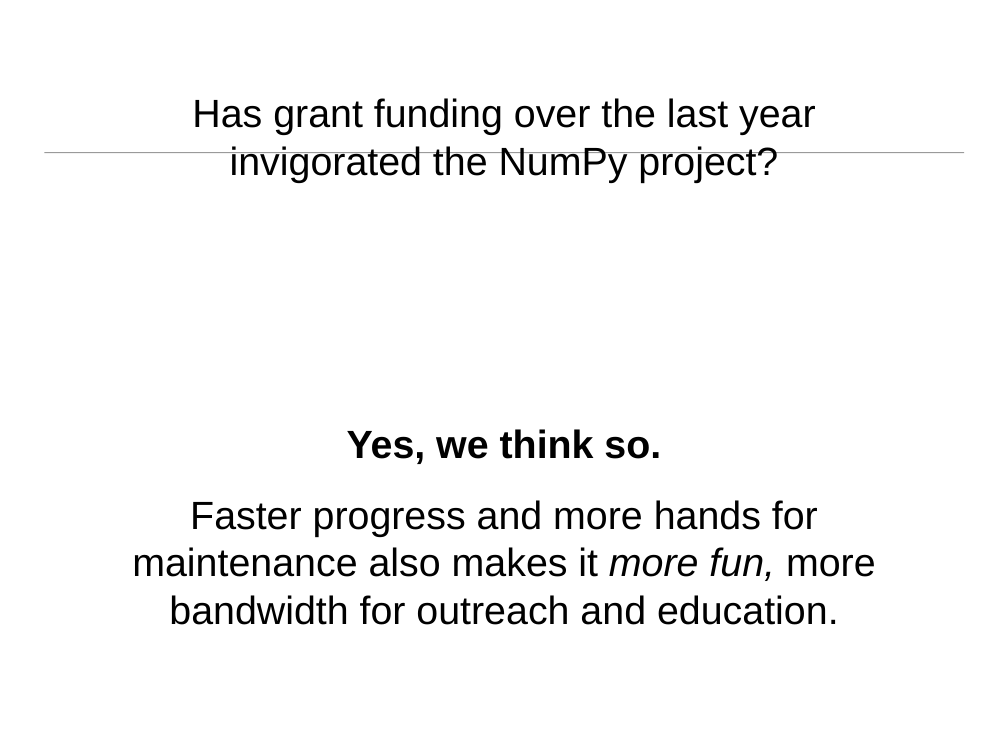
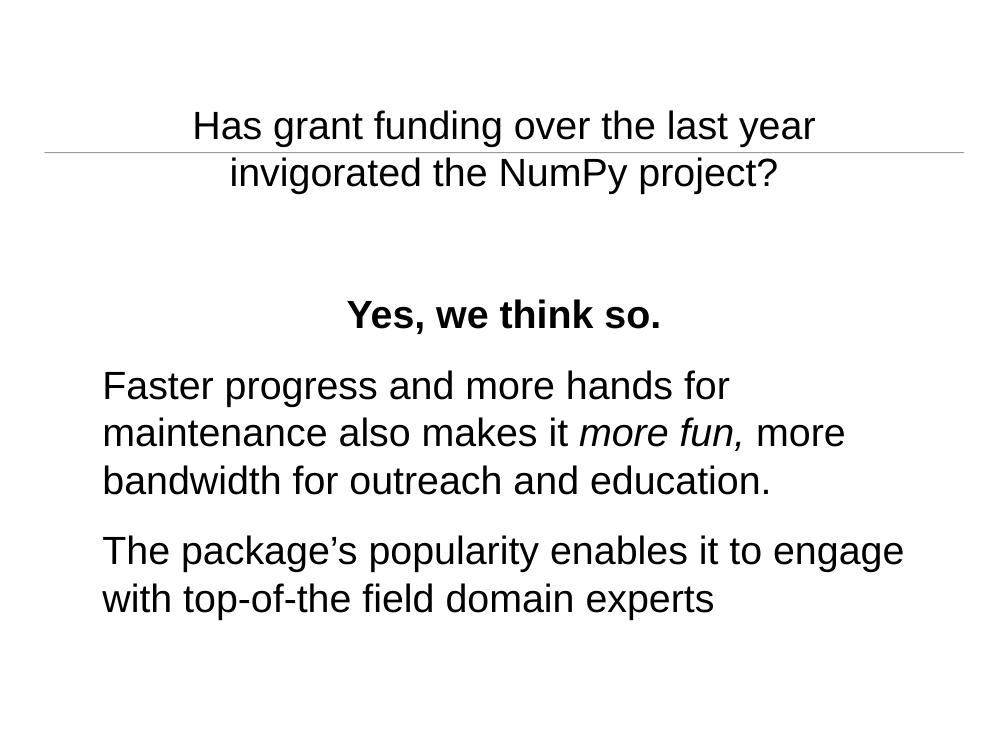
Before and after one commit to BIDS-numpy/docs, a slide deck: slide 12 of presentations/inside_numpy_talk_euroscipy2019.pptx (slide 11 before the commit). Drawn at 1008x756 pixels with LibreOffice and Linux fonts; fonts in the diff are those of the drawing. Boxes give left, top, right and bottom in pixels: in the first picture for what was removed or moved away, otherwise in the second. Text is boxed around its words. In the diff, an @@ line names an element or a change of style, - is before the commit and + after.

```diff
--- a/presentations/inside_numpy_talk_euroscipy2019.pptx
+++ b/presentations/inside_numpy_talk_euroscipy2019.pptx
@@ text at bbox=[102, 370, 846, 495]: alignment centre to left @@
@@ text at bbox=[102, 535, 904, 620]: paragraph added @@
+The package’s popularity enables it to engage with top-of-the field domain experts
```
Also in this commit, not shown: 5 other slides changed, 2 slides added, 1 slide removed, 1 other file.
